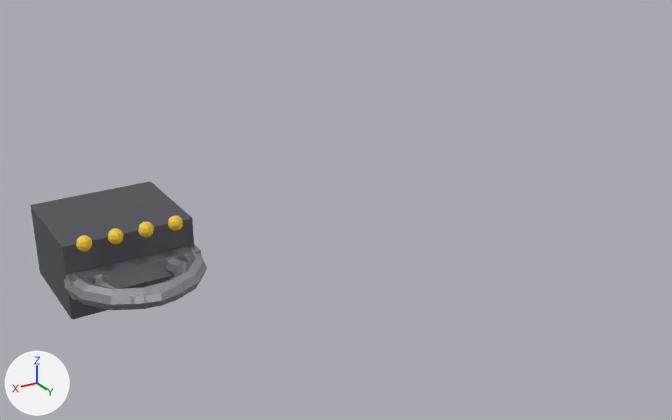
Two versions of the glTF model public/mecha/parts/bullbar-guard/bullbar-guard.glb, one commit apart.
Before and after are seen from a camera (50 mm lens) standing at (0.385, 1.324, 0.684) and looking at (-0.392, 0.029, 0.036). Lighting does not change. The marker at lower left points along +X, +Y and +Z. The first picture is the older version.

In view in the first picture: 'cross', 'hoop1', 'hoop2', 'plate', 'rivet.001' and 3 more.
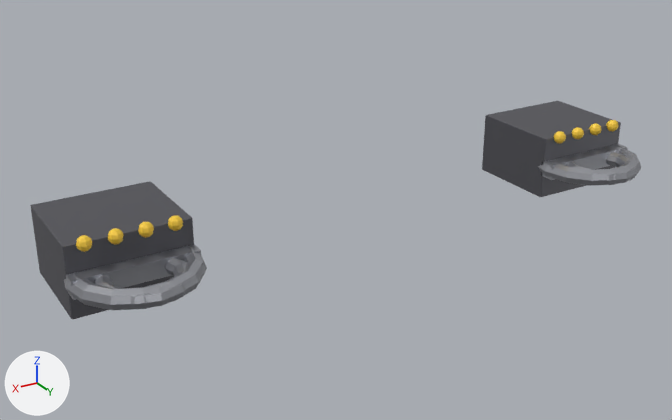
The newer file is also turned or shifted as a whole; pictures and numbers use the older file's frame.

Pixel boxes [x1, y1, x2, y2] of what changed, in the pictures (672 x 420 px):
```json
{"object": "plate_r", "change": "added", "after": [482, 101, 621, 197]}
{"object": "hoop1_r", "change": "added", "after": [538, 144, 641, 186]}
{"object": "cross_r", "change": "added", "after": [541, 144, 628, 180]}
{"object": "hoop2_r", "change": "added", "after": [566, 152, 637, 185]}
{"object": "rivet.001", "change": "moved", "before": [168, 215, 183, 231], "after": [589, 123, 602, 135]}
{"object": "rivet.007_r", "change": "added", "after": [553, 131, 566, 144]}
{"object": "rivet.006_r", "change": "added", "after": [571, 127, 584, 139]}
{"object": "rivet.004_r", "change": "added", "after": [606, 120, 619, 132]}
```

Edits to the scene script, one JSON object a line:
```json
{"op": "add", "block": "me_sphere_127", "code": ["me_sphere_127 = bpy.data.meshes.new('Sphere.127')", "me_sphere_127.from_pydata(...)  # an icosphere of 80 faces spanning x -0.012..0.012, y -0.012..0.012, z -0.012..0.012", "me_sphere_127.materials.append(mat_haz)  # yellow #f9ce3f"]}
{"op": "set", "path": "ob_rivet_001.location", "old": "(-0.07, 0.095, 0.11)", "new": "(-0.943, 0.095, 0.11)"}
{"op": "add", "block": "ob_rivet_007_r", "code": ["ob_rivet_007_r = bpy.data.objects.new('rivet.007_r', me_sphere_002.copy())  # the mesh of ob_rivet_003", "ob_rivet_007_r.location = (-0.85, 0.095, 0.11)"]}
{"op": "add", "block": "ob_rivet_006_r", "code": ["ob_rivet_006_r = bpy.data.objects.new('rivet.006_r', me_sphere_002.copy())  # the mesh of ob_rivet_003", "ob_rivet_006_r.location = (-0.897, 0.095, 0.11)"]}
{"op": "add", "block": "ob_rivet_004_r", "code": ["ob_rivet_004_r = bpy.data.objects.new('rivet.004_r', me_sphere_127)", "ob_rivet_004_r.location = (-0.99, 0.095, 0.11)"]}
{"op": "add", "block": "ob_cross_r", "code": ["ob_cross_r = bpy.data.objects.new('cross_r', me_cube_002.copy())  # the mesh of ob_cross", "ob_cross_r.location = (-0.92, 0.1, 0.05)"]}
{"op": "add", "block": "ob_hoop2_r", "code": ["ob_hoop2_r = bpy.data.objects.new('hoop2_r', me_torus_001.copy())  # the mesh of ob_hoop2", "ob_hoop2_r.location = (-0.92, 0.135, 0.05)"]}
{"op": "add", "block": "ob_hoop1_r", "code": ["ob_hoop1_r = bpy.data.objects.new('hoop1_r', me_torus.copy())  # the mesh of ob_hoop1", "ob_hoop1_r.location = (-0.92, 0.1, 0.05)"]}
{"op": "add", "block": "ob_plate_r", "code": ["ob_plate_r = bpy.data.objects.new('plate_r', me_cube_001.copy())  # the mesh of ob_plate", "ob_plate_r.location = (-0.92, 0.0, 0.05)"]}
```
